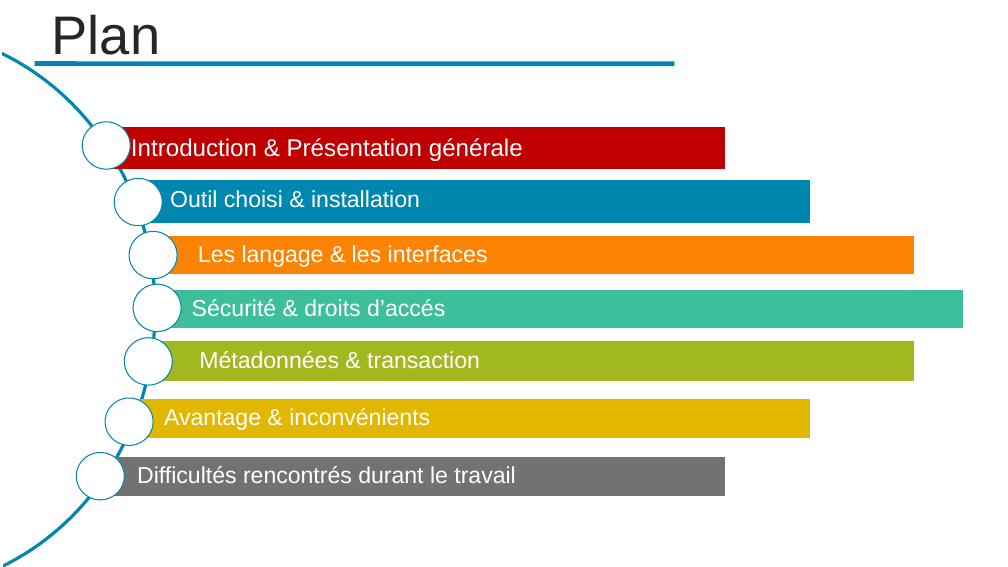
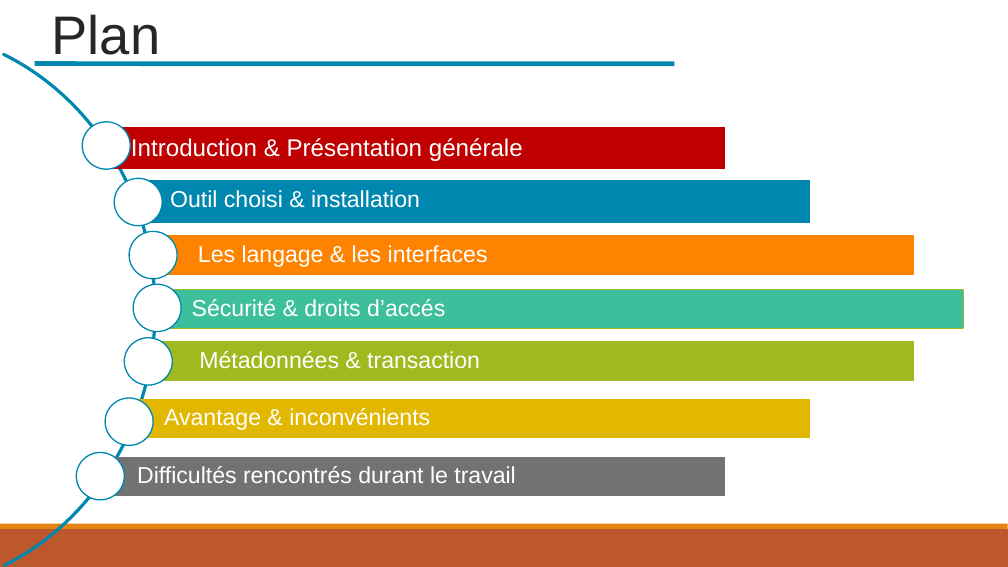
Before and after one commit to lahcenrahlaoui/Wingardium_Leviosaaaa, a slide deck: slide 2 of Presentation-projet-SQLite (1) - Copy.pptx. Drawn at 1008x567 pixels with LibreOffice and Linux fonts; fonts in the diff are those of the drawing. Boxes give left, top, right and bottom in pixels: in the first picture for what was removed or moved away, otherwise in the second. Text is boxed around its words. In the diff, an @@ line names an element or a change of style, - is before the commit and + after.

```diff
--- a/Presentation-projet-SQLite (1) - Copy.pptx
+++ b/Presentation-projet-SQLite (1) - Copy.pptx
@@ rectangle at (167,236,913,274): fill #ED7D31 to #BD582C; outline #FE8301 1 pt to #FE8301 1.25 pt @@
@@ outline #0087AF 1 pt to #0087AF 1.25 pt in 7 elements at (82,122,131,169), (129,231,178,279), (105,399,154,446), (124,338,172,386), (114,178,163,226), (76,453,125,501), (133,284,181,332) @@
@@ rectangle at (154,290,963,328): outline #A1B81F 1 pt to #A1B81F 1.25 pt @@
@@ rectangle at (148,343,913,381): outline #A1B81F 1 pt to #A1B81F 1.25 pt @@
@@ rectangle at (133,399,810,437): outline #E2B700 1 pt to #E2B700 1.25 pt @@
@@ rectangle added at (0,529,1008,567), fill #BD582C @@
@@ rectangle added at (0,524,1008,529), fill #E48312 @@
```
Also in this commit, not shown: 53 other slides changed, 2 slides added, 1 slide removed.
